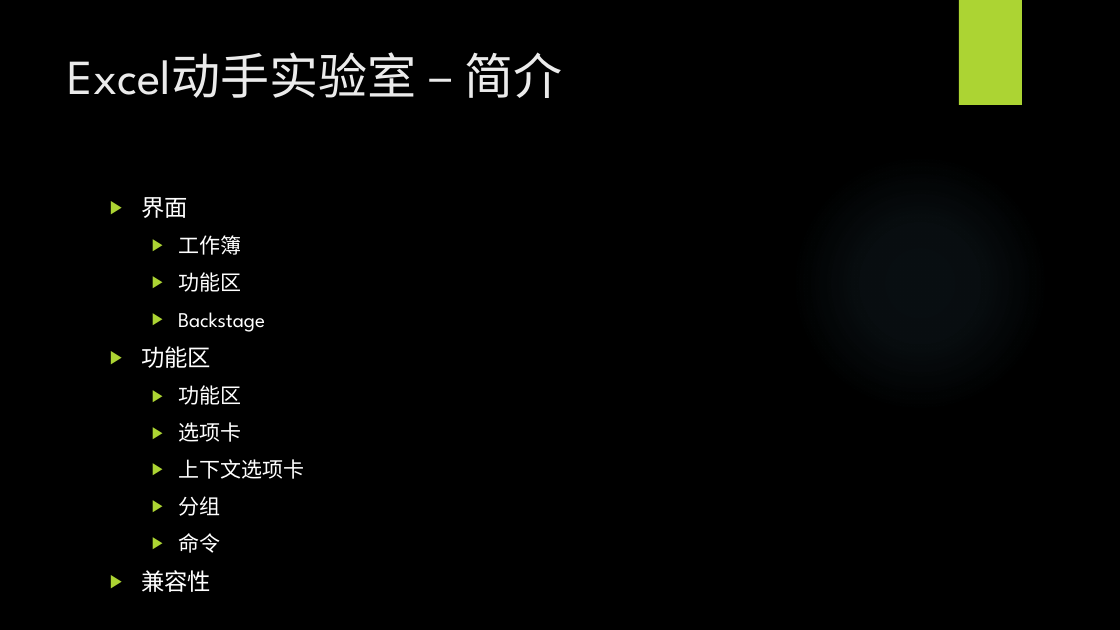
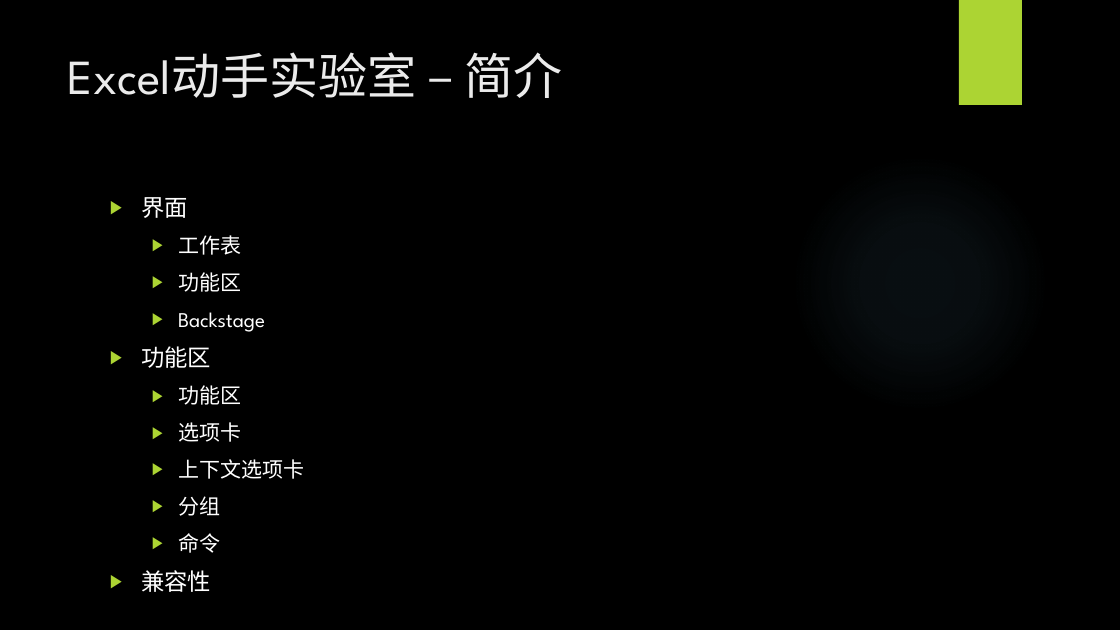
Before and after one commit to BigEgg/OfficeTraining, a slide deck: slide 2 of Excel动手实验室.pptx. Drawn at 1120x630 pixels with LibreOffice and Linux fonts; fonts in the diff are those of the drawing; background and template pictures are left out. Boxes give left, top, right and bottom in pixels: in the first picture for what was removed or moved away, otherwise in the second. Text is boxed around its words. In the diff, an @@ line names an element or a change of style, - is before the commit and + after.

```diff
--- a/Excel动手实验室.pptx
+++ b/Excel动手实验室.pptx
@@ text at bbox=[178, 235, 241, 255]: text changed @@
-  ▶ 工作簿
+  ▶ 工作表
```
Also in this commit, not shown: 1 other slide changed.
